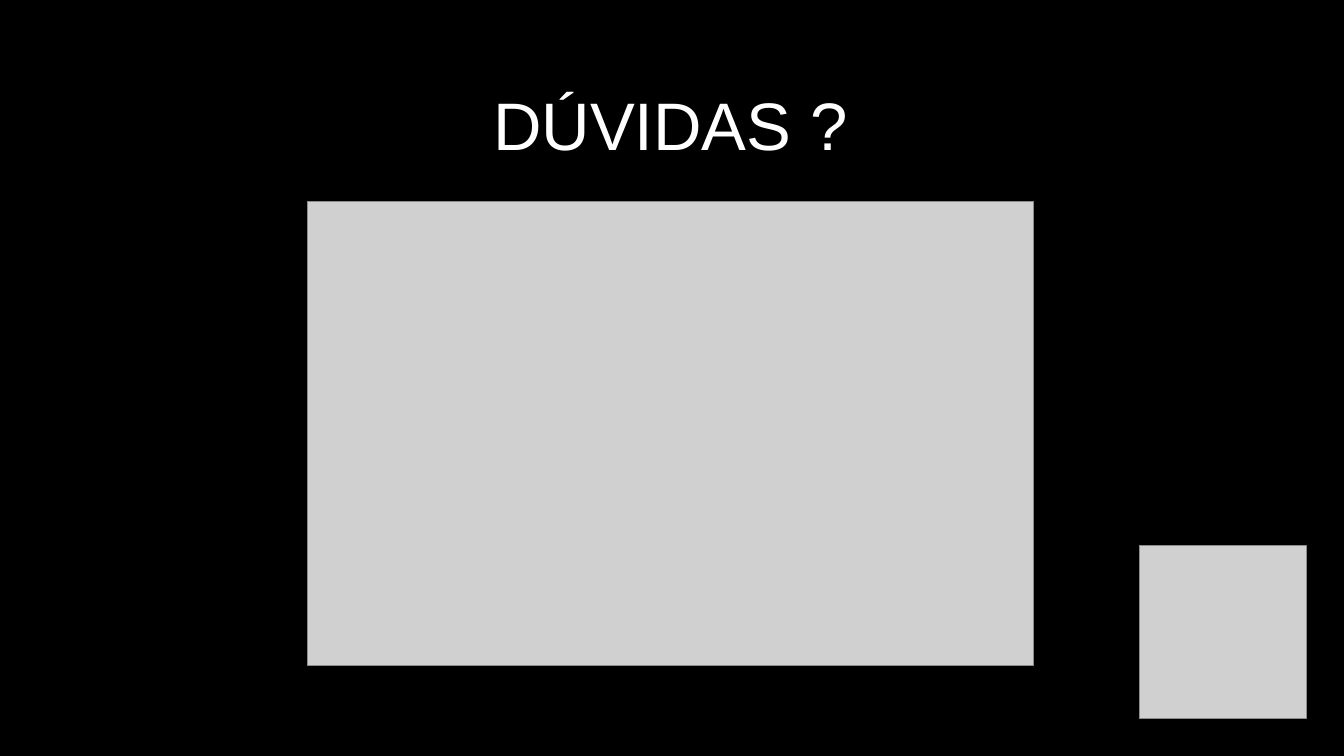
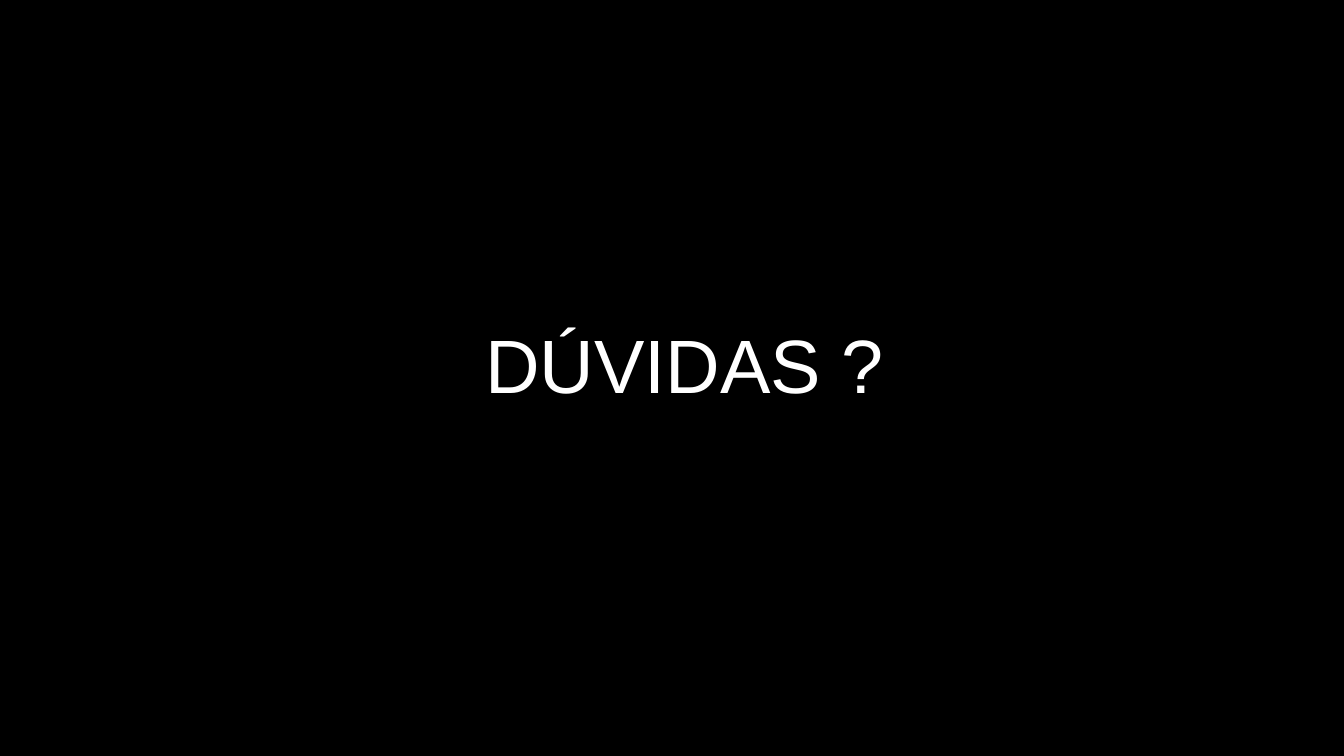
Before and after one commit to matheusclaudino/test-software, a slide deck: slide 53 of apresentacao/Apresentação - Teste de Software.pptx (slide 43 before the commit). Drawn at 1344x756 pixels with LibreOffice and Linux fonts; fonts in the diff are those of the drawing; grey boxes stand for pictures. Boxes give left, top, right and bottom in pixels: in the first picture for what was removed or moved away, otherwise in the second. Text is boxed around its words. In the diff, an @@ line names an element or a change of style, - is before the commit and + after.

```diff
--- a/apresentacao/Apresentação - Teste de Software.pptx
+++ b/apresentacao/Apresentação - Teste de Software.pptx
@@ picture removed at <box>308,202,1033,665</box> @@
@@ title "DÚVIDAS ?": place and size @@
-title "DÚVIDAS ?" at <box>493,97,791,151</box>
+title "DÚVIDAS ?" at <box>485,333,821,394</box>
@@ title "DÚVIDAS ?" at <box>485,333,821,394</box>: size 48 to 54 pt @@
@@ picture removed at <box>1140,545,1307,719</box> @@
```
Also in this commit, not shown: 22 other slides changed, 10 slides added, 3 other files.
